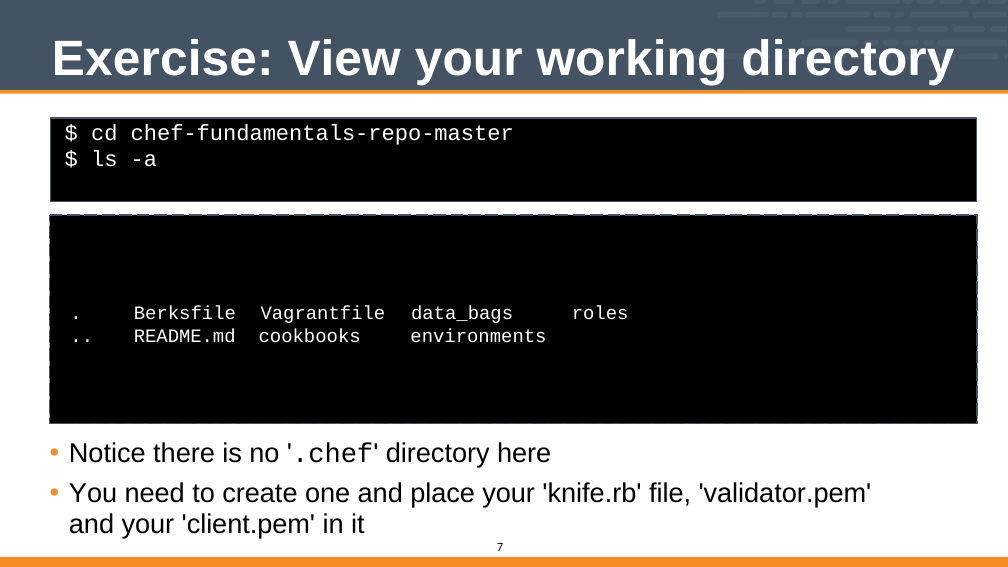
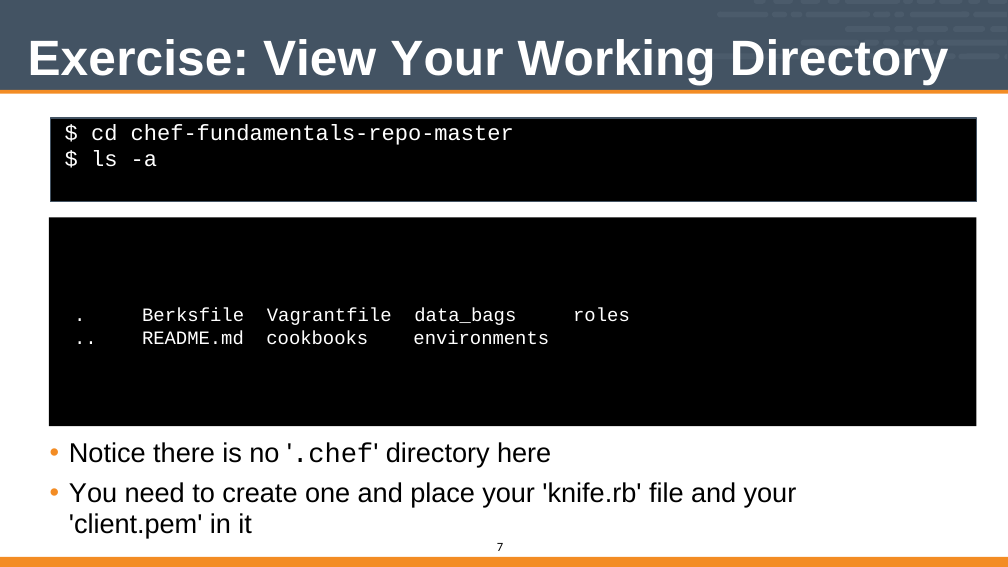
Before and after one commit to vinyar/chef-intermediate, a slide deck: slide 7 of Modules/02-Chef_Intermediate.pptx. Drawn at 1008x567 pixels with LibreOffice and Linux fonts; fonts in the diff are those of the drawing. Boxes give left, top, right and bottom in pixels: in the first picture for what was removed or moved away, otherwise in the second. Text is boxed around its words. In the diff, an @@ line names an element or a change of style, - is before the commit and + after.

Commit message:
Fixed code and other text formatting

```diff
--- a/Modules/02-Chef_Intermediate.pptx
+++ b/Modules/02-Chef_Intermediate.pptx
@@ title at [28, 39, 949, 85]: text changed @@
-Exercise: View your working directory
+Exercise: View Your Working Directory
@@ freeform shape at [49, 217, 976, 426]: outline redrawn @@
@@ freeform shape removed at [50, 215, 977, 423] @@
@@ text removed at [70, 301, 93, 343] @@
-.
-..
@@ text removed at [134, 306, 236, 343] @@
-Berksfile README.md
@@ text added at [142, 308, 630, 325], 24 pt, text #FFFFFF @@
+. Berksfile Vagrantfile data_bags roles
+.. README.md cookbooks environments
@@ text removed at [259, 306, 386, 343] @@
-Vagrantfile cookbooks
@@ text removed at [410, 306, 546, 343] @@
-data_bags environments
@@ text removed at [572, 306, 629, 320] @@
-roles
@@ text at [69, 482, 797, 538]: text changed @@
-• You need to create one and place your 'knife.rb' file, 'validator.pem' and your 'client.pem' in it
+• You need to create one and place your 'knife.rb' file and your 'client.pem' in it
```
Also in this commit, not shown: 23 other slides changed.
